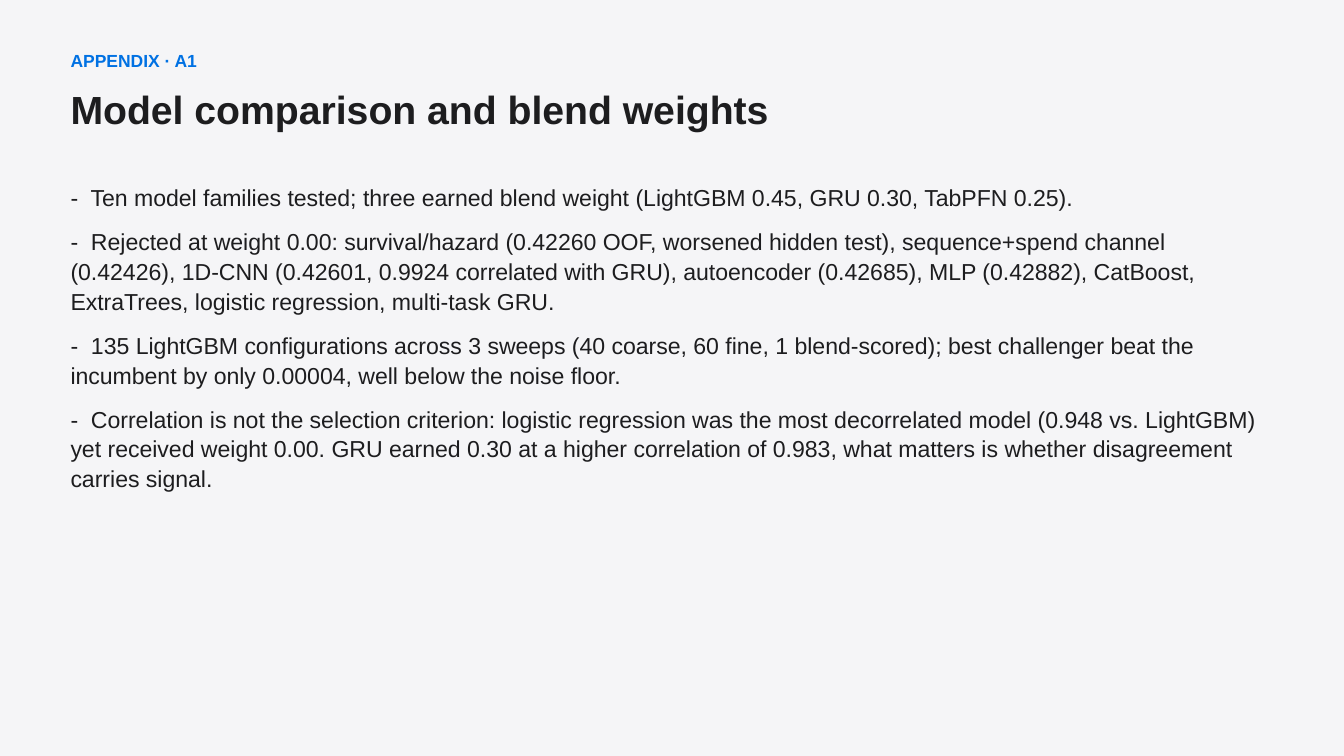
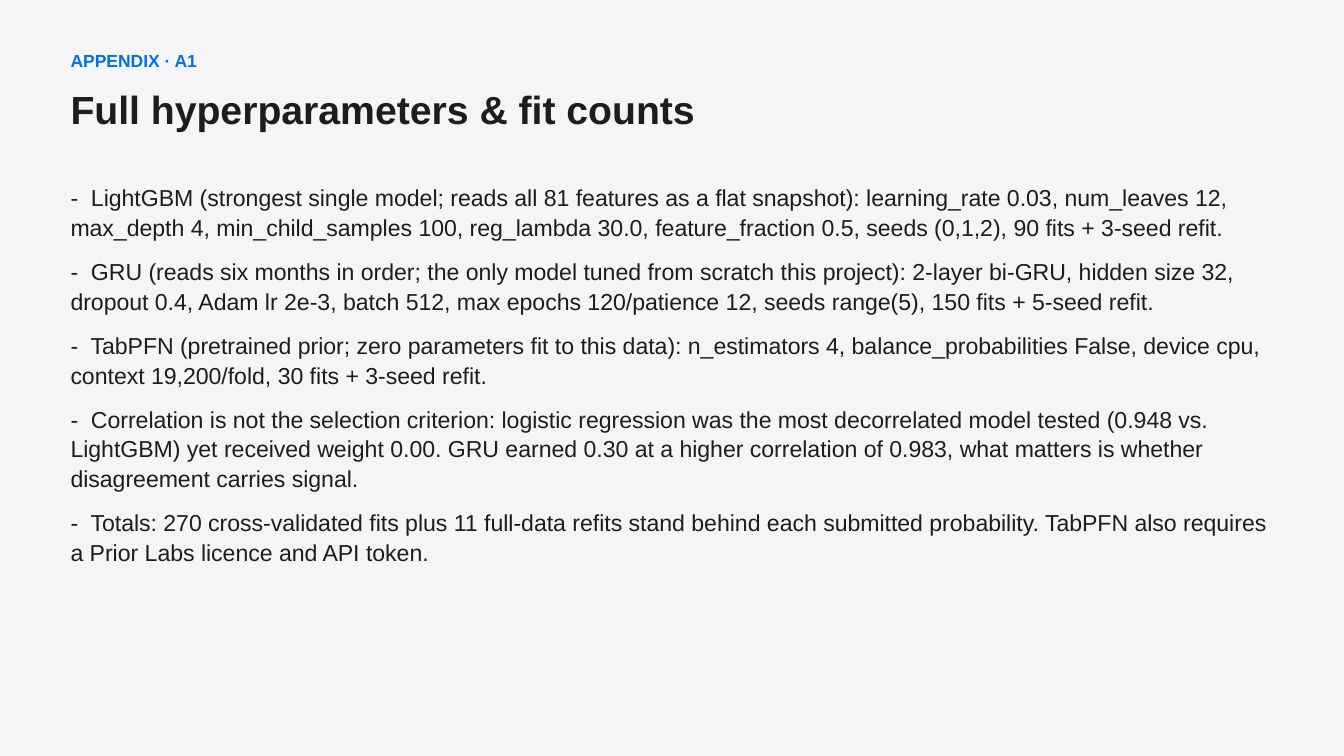
Before and after one commit to dpark2380/datathon-inter-uni, a slide deck: slide 9 of presentation/finalist-presentation.pptx. Drawn at 1344x756 pixels with LibreOffice and Linux fonts; fonts in the diff are those of the drawing. Boxes give left, top, right and bottom in pixels: in the first picture for what was removed or moved away, otherwise in the second. Text is boxed around its words. In the diff, an @@ line names an element or a change of style, - is before the commit and + after.

Commit message:
Make appendix slides more detailed and scannable (A1-A4)
- A1: add a one-line role for each model (what it reads, why it's
  there) above its hyperparameter list, in Figma and pptx.
- A2: add the 5 AMEX Kaggle-winner techniques tested (DART, high
  min_data_in_leaf, feature_fraction_bynode, recency windows,
  denoising/rank blending), all real deltas from REPORT.md, none
  previously shown anywhere in the deck.
- A3: regenerate the reliability diagram (the original script was
  lost when an earlier duplicate-pipeline cleanup removed it) and
  add it to the Figma appendix. Fixed the Figma calibration claim to
  cite only Brier score, which is binning-independent and confirmed
  consistent across two independent computations (blend 0.13218,
  lowest of the four) -- the ECE numbers are binning-sensitive and
  gave a different ranking on recomputation, so the "best-calibrated
  by ECE too" claim was dropped rather than asserted on shaky ground.
- A4: upload the real SHAP waterfall images to the Figma slide,
  replacing placeholder text (the pptx already had real images here).
- Removed the redundant A8 from the pptx to match the Figma appendix
  (that content now lives on the main Feature Engineering slide).

Also fixed a real layout bug caught during this pass: A3's
calibration column was accidentally placed at the same x-coordinate
as the weight-search column, overlapping it. Stacked vertically
instead of side-by-side to fix.

```diff
--- a/presentation/finalist-presentation.pptx
+++ b/presentation/finalist-presentation.pptx
@@ text at bbox=[71, 95, 694, 132]: text changed @@
-Model comparison and blend weights
+Full hyperparameters & fit counts
@@ text at bbox=[71, 189, 1266, 562]: text changed @@
-- Ten model families tested; three earned blend weight (LightGBM 0.45, GRU 0.30, TabPFN 0.25).
-- Rejected at weight 0.00: survival/hazard (0.42260 OOF, worsened hidden test), sequence+spend channel (0.42426), 1D-CNN (0.42601, 0.9924 correlated with GRU), autoencoder (0.42685), MLP (0.42882), CatBoost, ExtraTrees, logistic regression, multi-task GRU.
-- 135 LightGBM configurations across 3 sweeps (40 coarse, 60 fine, 1 blend-scored); best challenger beat the incumbent by only 0.00004, well below the noise floor.
-- Correlation is not the selection criterion: logistic regression was the most decorrelated model (0.948 vs. LightGBM) yet received weight 0.00. GRU earned 0.30 at a higher correlation of 0.983, what matters is whether disagreement carries signal.
+- LightGBM (strongest single model; reads all 81 features as a flat snapshot): learning_rate 0.03, num_leaves 12, max_depth 4, min_child_samples 100, reg_lambda 30.0, feature_fraction 0.5, seeds (0,1,2), 90 fits + 3-seed refit.
+- GRU (reads six months in order; the only model tuned from scratch this project): 2-layer bi-GRU, hidden size 32, dropout 0.4, Adam lr 2e-3, batch 512, max epochs 120/patience 12, seeds range(5), 150 fits + 5-seed refit.
+- TabPFN (pretrained prior; zero parameters fit to this data): n_estimators 4, balance_probabilities False, device cpu, context 19,200/fold, 30 fits + 3-seed refit.
+- Correlation is not the selection criterion: logistic regression was the most decorrelated model tested (0.948 vs. LightGBM) yet received weight 0.00. GRU earned 0.30 at a higher correlation of 0.983, what matters is whether disagreement carries signal.
+- Totals: 270 cross-validated fits plus 11 full-data refits stand behind each submitted probability. TabPFN also requires a Prior Labs licence and API token.
```
Also in this commit, not shown: 1 other slide changed, 1 slide removed, 3 other files.
